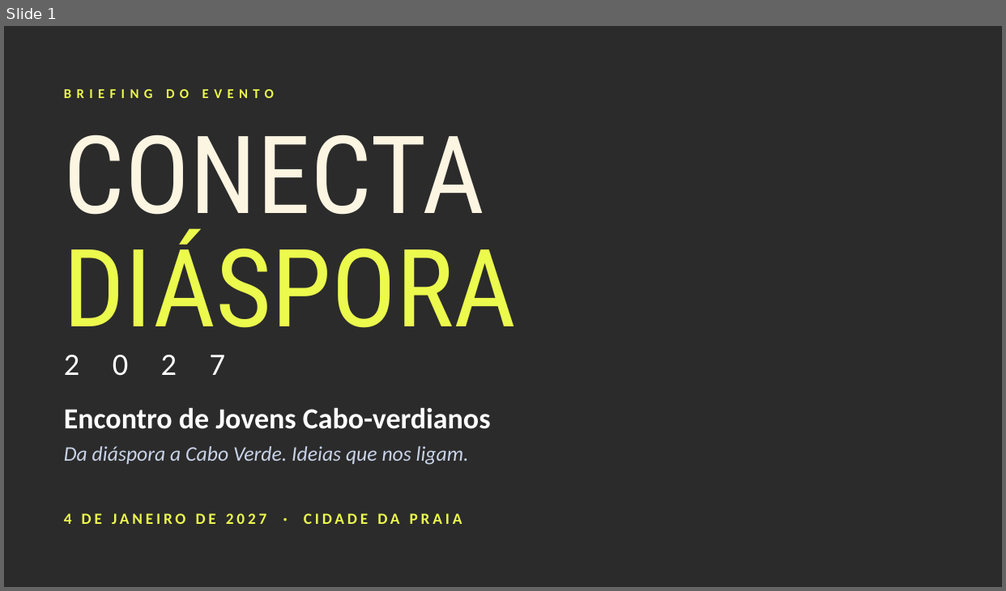
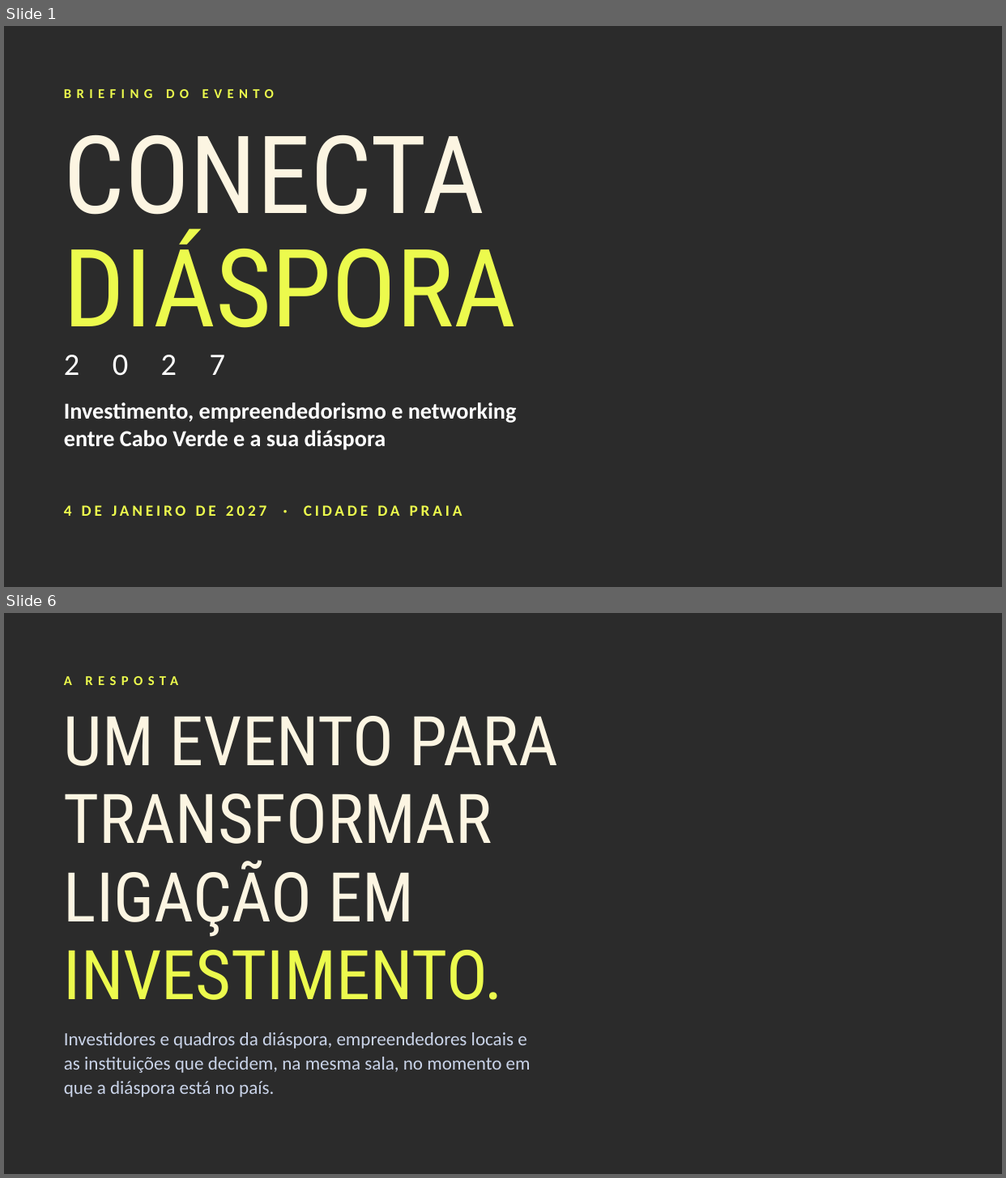
Before and after one commit to YAxbairro/claude, a slide deck: apresentacao/Conecta_Diaspora_Briefing.pptx. Shown one above the other, each under a label of ours: slide 1 before the commit, slides 1 and 6 after it; the slides between them are not shown. The pictures are 1006x591 and 1006x1178 pixels, drawn with LibreOffice and Linux fonts; fonts in the diff are those of the drawing; background and template pictures are left out; a plain dark background stands for a picture behind light text. Boxes give left, top, right and bottom in pixels: in the first picture for what was removed or moved away, otherwise in the second. Text is boxed around its words. In the diff, an @@ line names an element or a change of style, - is before the commit and + after.

```diff
--- a/apresentacao/Conecta_Diaspora_Briefing.pptx
+++ b/apresentacao/Conecta_Diaspora_Briefing.pptx
@@ slide 6 added at box(4, 613, 1002, 1174), background picture (left out) @@
@@ text added at box(64, 676, 178, 685), 13 pt, text #ECFA4D, bold @@
+A RESPOSTA
@@ text added at box(64, 716, 559, 1000), 66 pt, text #FCF5E2 @@
+UM EVENTO PARA
+TRANSFORMAR
+LIGAÇÃO EM
+INVESTIMENTO.
@@ text added at box(64, 1033, 530, 1097), 18 pt, text #C9D3E8 @@
+Investidores e quadros da diáspora, empreendedores locais e as instituições que decidem, na mesma sala, no momento em que a diáspora está no país.
@@ slide 1 changed as well @@
@@ text at box(64, 403, 517, 450): text changed; size 28 to 22 pt @@
-Encontro de Jovens Cabo-verdianos
+Investimento, empreendedorismo e networking entre Cabo Verde e a sua diáspora
@@ text "Investimento, empreendedorismo e networking entre ..." at box(64, 403, 517, 450): vertical alignment middle to top @@
@@ text removed at box(64, 446, 469, 465) @@
-Da diáspora a Cabo Verde. Ideias que nos ligam.
@@ text "4 DE JANEIRO DE 2027 ...": place and size @@
-text "4 DE JANEIRO DE 2027 ..." at box(64, 514, 462, 524)
+text "4 DE JANEIRO DE 2027 ..." at box(64, 506, 462, 516)
```
Also in this commit, not shown: 2 other slides changed, 6 other slides added, 5 slides removed, 2 other files.
